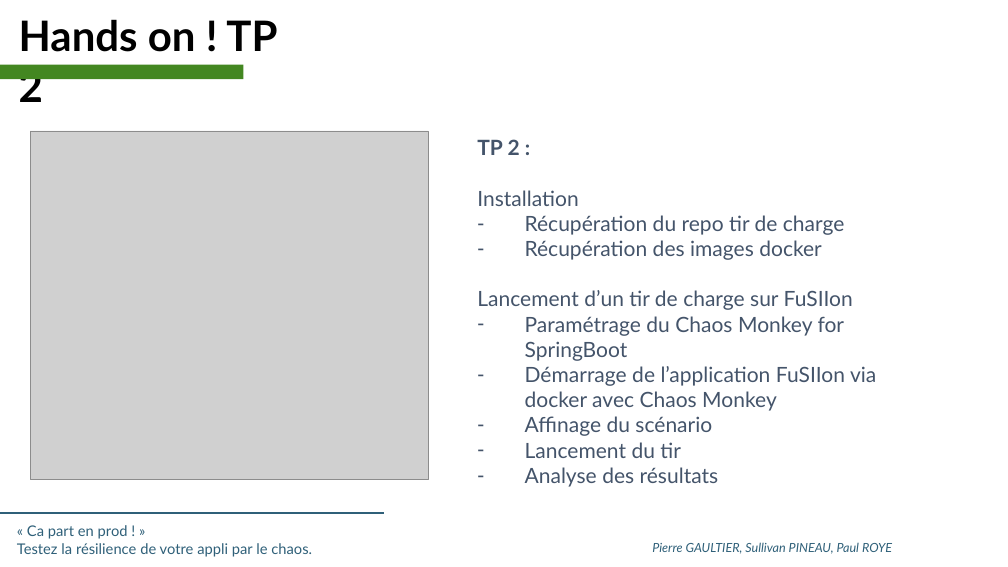
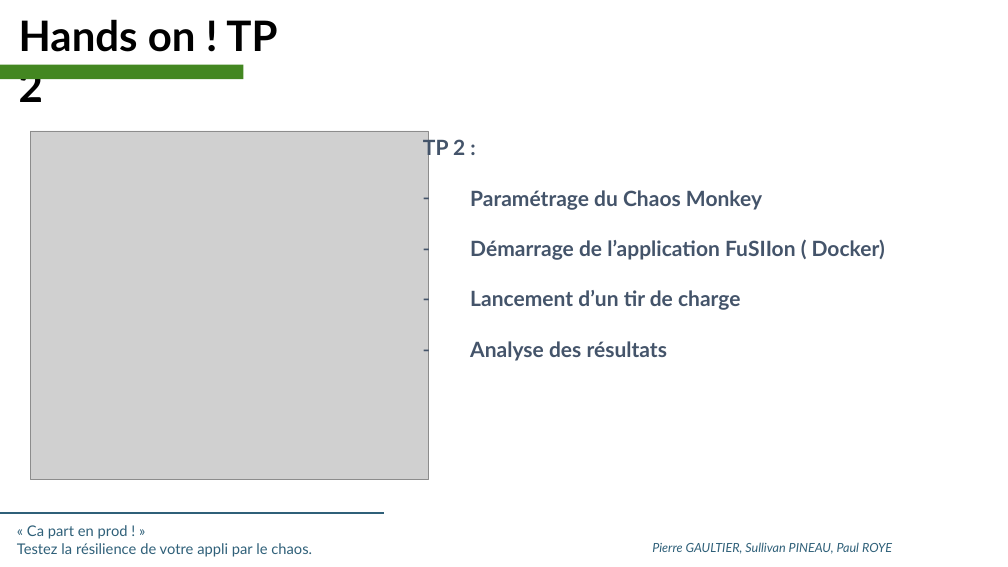
Before and after one commit to SII-Codelab-Chaos/Codelab-Chaos-TP, a slide deck: slide 21 of Hands-On -Chaos - SLIDES.pptx (slide 19 before the commit). Drawn at 1008x567 pixels with LibreOffice and Linux fonts; fonts in the diff are those of the drawing; grey boxes stand for pictures; background and template pictures are left out. Boxes give left, top, right and bottom in pixels: in the first picture for what was removed or moved away, otherwise in the second. Text is boxed around its words. In the diff, an @@ line names an element or a change of style, - is before the commit and + after.

Commit message:
[PGA] slides TP2

```diff
--- a/Hands-On -Chaos - SLIDES.pptx
+++ b/Hands-On -Chaos - SLIDES.pptx
@@ text "TP 2 :": place and size @@
-text "TP 2 :" at (477, 139, 876, 487)
+text "TP 2 :" at (423, 137, 885, 361)
@@ text at (470, 190, 885, 310): text changed; bold on @@
-Installation
-– Récupération du repo tir de charge
-– Récupération des images docker
-Lancement d’un tir de charge sur FuSIIon
-– Paramétrage du Chaos Monkey for SpringBoot
-– Démarrage de l’application FuSIIon via docker avec Chaos Monkey
-– Affinage du scénario
-– Lancement du tir
+– Paramétrage du Chaos Monkey
+– Démarrage de l’application FuSIIon ( Docker)
+– Lancement d’un tir de charge
@@ text at (470, 341, 668, 361): bold on in "Analyse des résultats" @@
```
Also in this commit, not shown: 1 other slide changed, 3 slides added, 1 slide removed.
